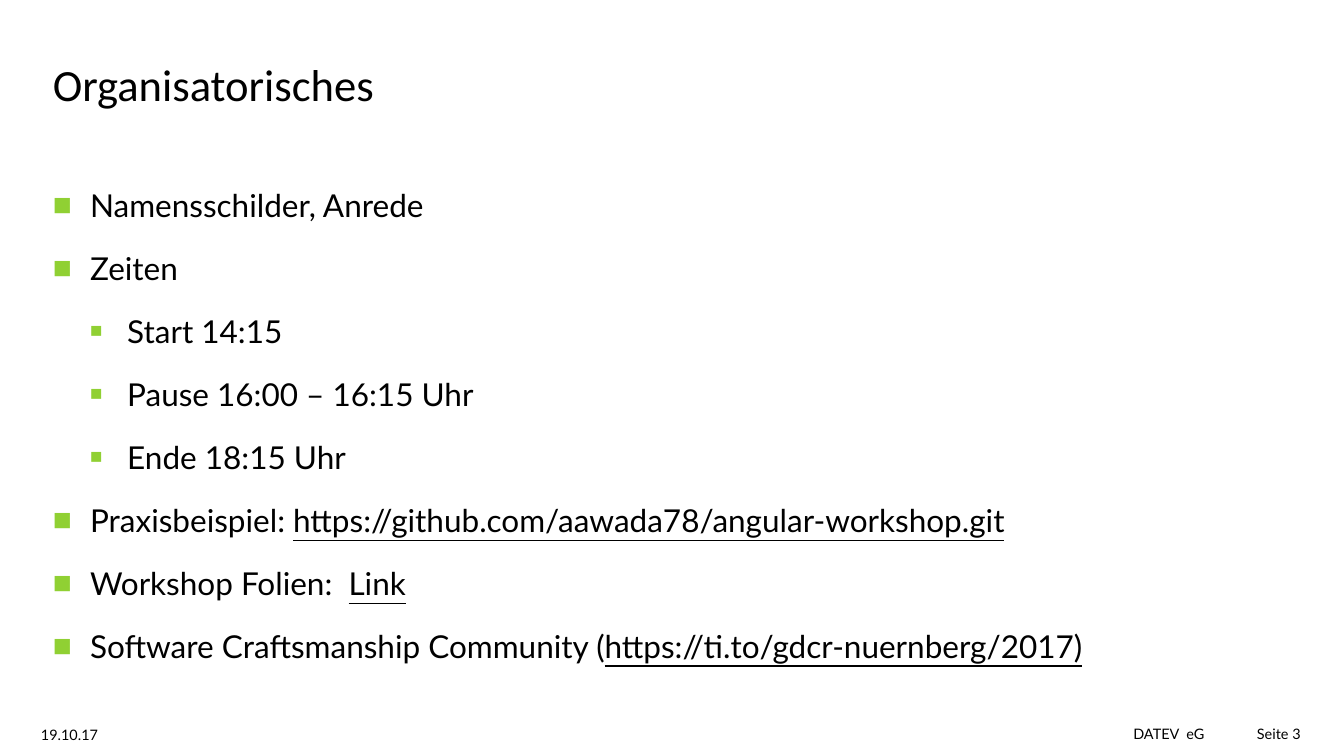
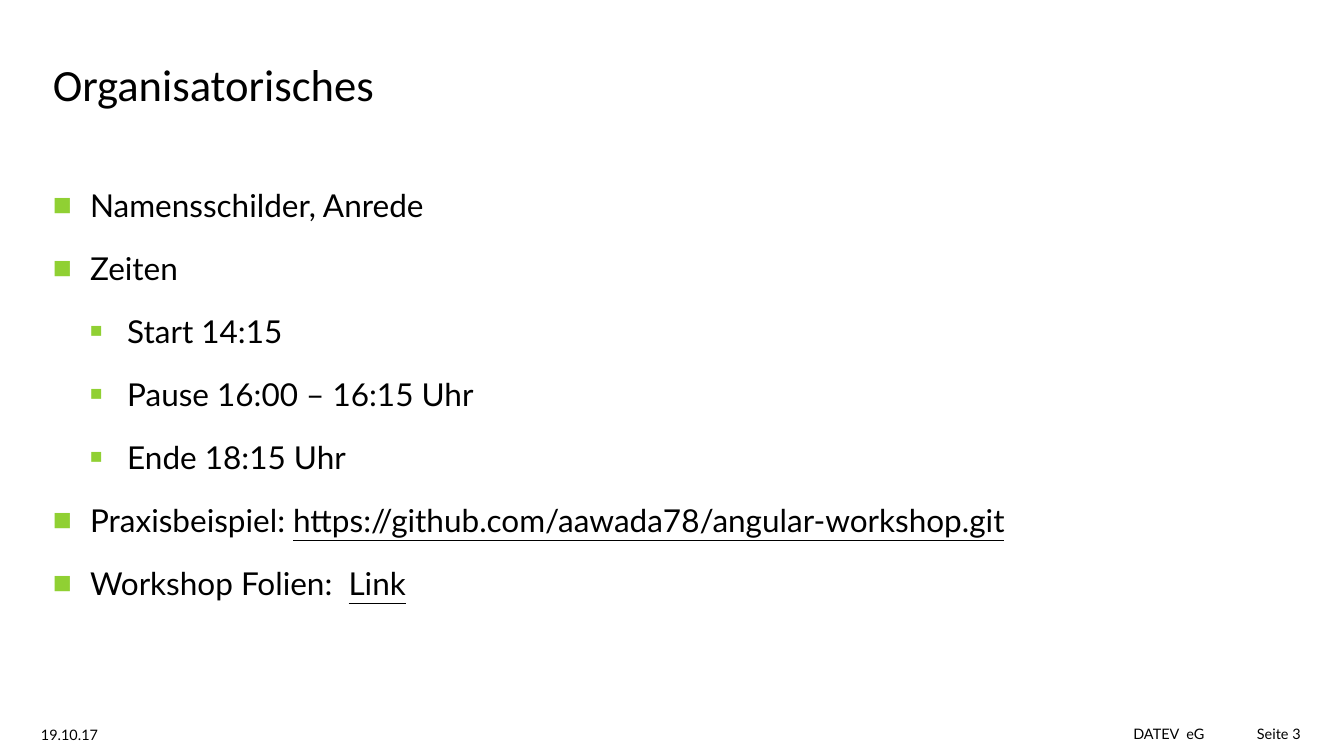
Before and after one commit to aawada78/angular-workshop, a slide deck: slide 3 of docs/Angular-Workshop-20.10.pptx. Drawn at 1344x756 pixels with LibreOffice and Linux fonts; fonts in the diff are those of the drawing; background and template pictures are left out. Boxes give left, top, right and bottom in pixels: in the first picture for what was removed or moved away, otherwise in the second. Text is boxed around its words. In the diff, an @@ line names an element or a change of style, - is before the commit and + after.

```diff
--- a/docs/Angular-Workshop-20.10.pptx
+++ b/docs/Angular-Workshop-20.10.pptx
@@ text at (x1=90, y1=633, x2=1082, y2=664): paragraph removed @@
-■ Software Craftsmanship Community (https://ti.to/gdcr-nuernberg/2017)
```
Also in this commit, not shown: 1 other slide changed.
